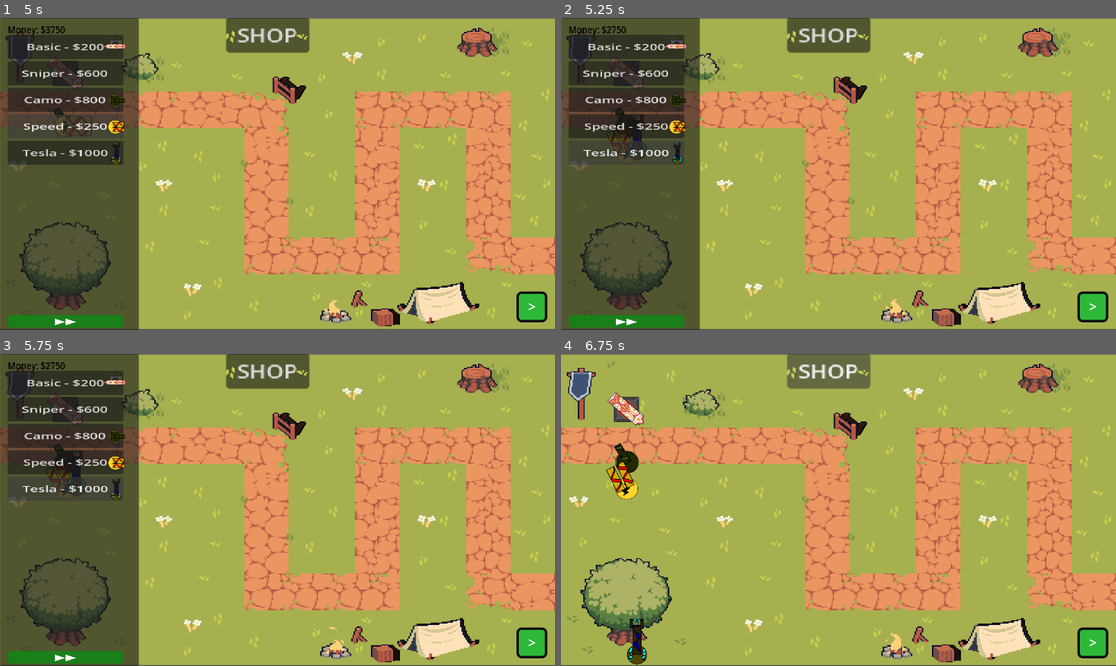
Above: before the commit, frames 1-4 (two rows, left to right).
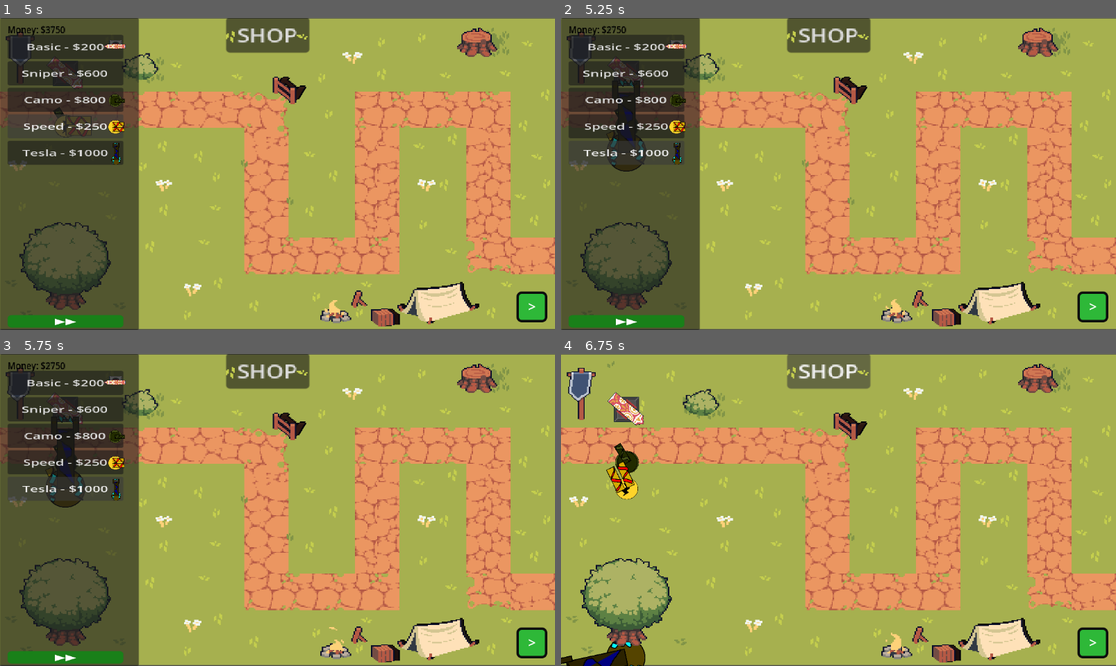
Above: after the commit, the same moments.

Repository: Matthewfrogman/Battle_towers
Game: Godot game, scene res://scenes/main_menu.tscn
The game is run twice, just before and just after one commit, with the same random seed, the same clock (stepped at 60 frames per second) and the same inputs.
Inputs:
- Up to frame 1 (5 s): click "PLAY" at 0.5 s; click "PLAY" at 1.25 s; click "Basic - $200" at 2 s; click "Sniper - $600" at 2.75 s; click "Camo - $800" at 3.5 s; click "Speed - $250" at 4.25 s
- Up to frame 2 (5.25 s): click "Tesla - $1000" at 5 s
- Up to frame 3 (5.75 s): no input
- Up to frame 4 (6.75 s): click "▶▶" at 5.75 s; click "SHOP" at 6.5 s

Frame 1 is identical in both runs. In frame 2, 0.7% of the frame differs, in the area x 8-16%, y 19-50%; in frame 3, 0.7%; in frame 4, 0.8%, in the area x 0-16%, y 84-100%.

Commit message:
Moved some stuff and fixed others

Diff:
--- a/Towers/basic_tower.tscn
+++ b/Towers/basic_tower.tscn
@@ -2,7 +2,7 @@
 
 [ext_resource type="PackedScene" uid="uid://c86a6pav5hv4v" path="res://Towers/tower.tscn" id="1_qv87q"]
 [ext_resource type="Texture2D" uid="uid://dnufllpevmtkr" path="res://Towers/Images/Firecracker_Base.png" id="2_2rreo"]
-[ext_resource type="Script" uid="uid://cads5qf172tum" path="res://Towers/basic_tower.gd" id="2_3uhwj"]
+[ext_resource type="Script" uid="uid://cads5qf172tum" path="res://Towers/Scripts/basic_tower.gd" id="2_3uhwj"]
 [ext_resource type="PackedScene" uid="uid://bykqnehxqsnsn" path="res://Towers/Bullets/fireball.tscn" id="3_5l8tq"]
 [ext_resource type="Texture2D" uid="uid://fqy2ybb60teh" path="res://Towers/Images/Firecracker_Cannon.png" id="5_5l8tq"]
 
--- a/Towers/camo_tower.tscn
+++ b/Towers/camo_tower.tscn
@@ -1,7 +1,7 @@
 [gd_scene format=3 uid="uid://cupdlf1geuuas"]
 
 [ext_resource type="PackedScene" uid="uid://c86a6pav5hv4v" path="res://Towers/tower.tscn" id="1_d3qwo"]
-[ext_resource type="Script" uid="uid://cads5qf172tum" path="res://Towers/basic_tower.gd" id="2_p54iu"]
+[ext_resource type="Script" uid="uid://cads5qf172tum" path="res://Towers/Scripts/basic_tower.gd" id="2_p54iu"]
 [ext_resource type="Texture2D" uid="uid://cm84n0bvn8tkb" path="res://Towers/Images/camo_base.png" id="3_kwly8"]
 [ext_resource type="PackedScene" uid="uid://dxugluqdqx6w5" path="res://Towers/Bullets/bullet.tscn" id="3_p54iu"]
 [ext_resource type="Texture2D" uid="uid://bs885t7hk4eqn" path="res://Towers/Images/camo_head.png" id="4_gensx"]
--- a/Towers/tesla.tscn
+++ b/Towers/tesla.tscn
@@ -1,8 +1,9 @@
 [gd_scene format=3 uid="uid://bq18tu1f2sxmi"]
 
 [ext_resource type="PackedScene" uid="uid://c86a6pav5hv4v" path="res://Towers/tower.tscn" id="1_58jxk"]
-[ext_resource type="Script" uid="uid://cads5qf172tum" path="res://Towers/basic_tower.gd" id="2_gjwx0"]
+[ext_resource type="Script" uid="uid://cads5qf172tum" path="res://Towers/Scripts/basic_tower.gd" id="2_gjwx0"]
 [ext_resource type="Texture2D" uid="uid://csqiuxmrj13mo" path="res://Towers/Images/speedtower.png" id="3_akdh4"]
+[ext_resource type="PackedScene" uid="uid://dxugluqdqx6w5" path="res://Towers/Bullets/bullet.tscn" id="3_gjwx0"]
 [ext_resource type="Texture2D" uid="uid://byxfvnhcq7bj3" path="res://Towers/Images/tesla.png" id="4_f6kqh"]
 
 [sub_resource type="RectangleShape2D" id="RectangleShape2D_d3qwo"]
@@ -13,33 +14,29 @@
 
 [node name="Tower" unique_id=598119214 instance=ExtResource("1_58jxk")]
 script = ExtResource("2_gjwx0")
+attack_range = 10
+bullet_scene = ExtResource("3_gjwx0")
 
-[node name="Footprint" parent="." index="0" unique_id=2093572891]
-position = Vector2(22, -5)
+[node name="Footprint" parent="." index="1" unique_id=2093572891]
+position = Vector2(0, 0)
 shape = SubResource("RectangleShape2D_d3qwo")
 
 [node name="CollisionShape2D" parent="Range" parent_id_path=PackedInt32Array(2002503009) index="0" unique_id=1624539430]
-position = Vector2(22, -6)
 shape = SubResource("CircleShape2D_g8aik")
 
 [node name="tesla" type="Sprite2D" parent="." index="3" unique_id=202278920]
 visible = false
-position = Vector2(20, 29)
+position = Vector2(1.9073486e-06, 31)
 scale = Vector2(0.4, 0.4)
 texture = ExtResource("3_akdh4")
 
-[node name="tesla2" type="Sprite2D" parent="." index="4" unique_id=725065622]
-z_index = 1
-position = Vector2(19, 4.000001)
-scale = Vector2(0.2, 0.2)
+[node name="Cannon" parent="." index="4" unique_id=1115548727]
+position = Vector2(0, -5.9604645e-08)
+scale = Vector2(0.4, 0.4)
 texture = ExtResource("4_f6kqh")
-offset = Vector2(1, 18)
+offset = Vector2(-12.499998, 62.499996)
 
-[node name="Marker2D2" type="Marker2D" parent="tesla2" index="0" unique_id=1608389440]
-position = Vector2(-17.333336, 109.333336)
-scale = Vector2(1.3333334, 1.3333334)
-
-[node name="Cannon" parent="." index="5" unique_id=1115548727]
-visible = false
+[node name="Marker2D" parent="Cannon" index="0" unique_id=1260253367]
+position = Vector2(2.3841858e-07, -365)
 
 [connection signal="body_entered" from="Range" to="." method="_body_entered"]
--- a/Towers/tower.tscn
+++ b/Towers/tower.tscn
@@ -1,6 +1,6 @@
 [gd_scene format=3 uid="uid://c86a6pav5hv4v"]
 
-[ext_resource type="Script" uid="uid://bnobshsif0nbo" path="res://Towers/tower.gd" id="1_ovc7u"]
+[ext_resource type="Script" uid="uid://bnobshsif0nbo" path="res://Towers/Scripts/tower.gd" id="1_ovc7u"]
 
 [sub_resource type="RectangleShape2D" id="RectangleShape2D_2u1pd"]
 size = Vector2(64, 64)
@@ -11,12 +11,12 @@
 [node name="Tower" type="Area2D" unique_id=598119214]
 script = ExtResource("1_ovc7u")
 
+[node name="Cooldown Timer" type="Timer" parent="." unique_id=59212212]
+autostart = true
+
 [node name="Footprint" type="CollisionShape2D" parent="." unique_id=2093572891]
 position = Vector2(-1, -0.5)
 shape = SubResource("RectangleShape2D_2u1pd")
-
-[node name="Cooldown Timer" type="Timer" parent="." unique_id=59212212]
-autostart = true
 
 [node name="Range" type="Area2D" parent="." unique_id=2002503009]
 
Renamed: Towers/basic_tower.gd -> Towers/Scripts/basic_tower.gd
Renamed: Towers/basic_tower.gd.uid -> Towers/Scripts/basic_tower.gd.uid
Renamed: Towers/speed_tower.gd -> Towers/Scripts/speed_tower.gd
Renamed: Towers/speed_tower.gd.uid -> Towers/Scripts/speed_tower.gd.uid
Renamed: Towers/tower.gd -> Towers/Scripts/tower.gd
Renamed: Towers/tower.gd.uid -> Towers/Scripts/tower.gd.uid
